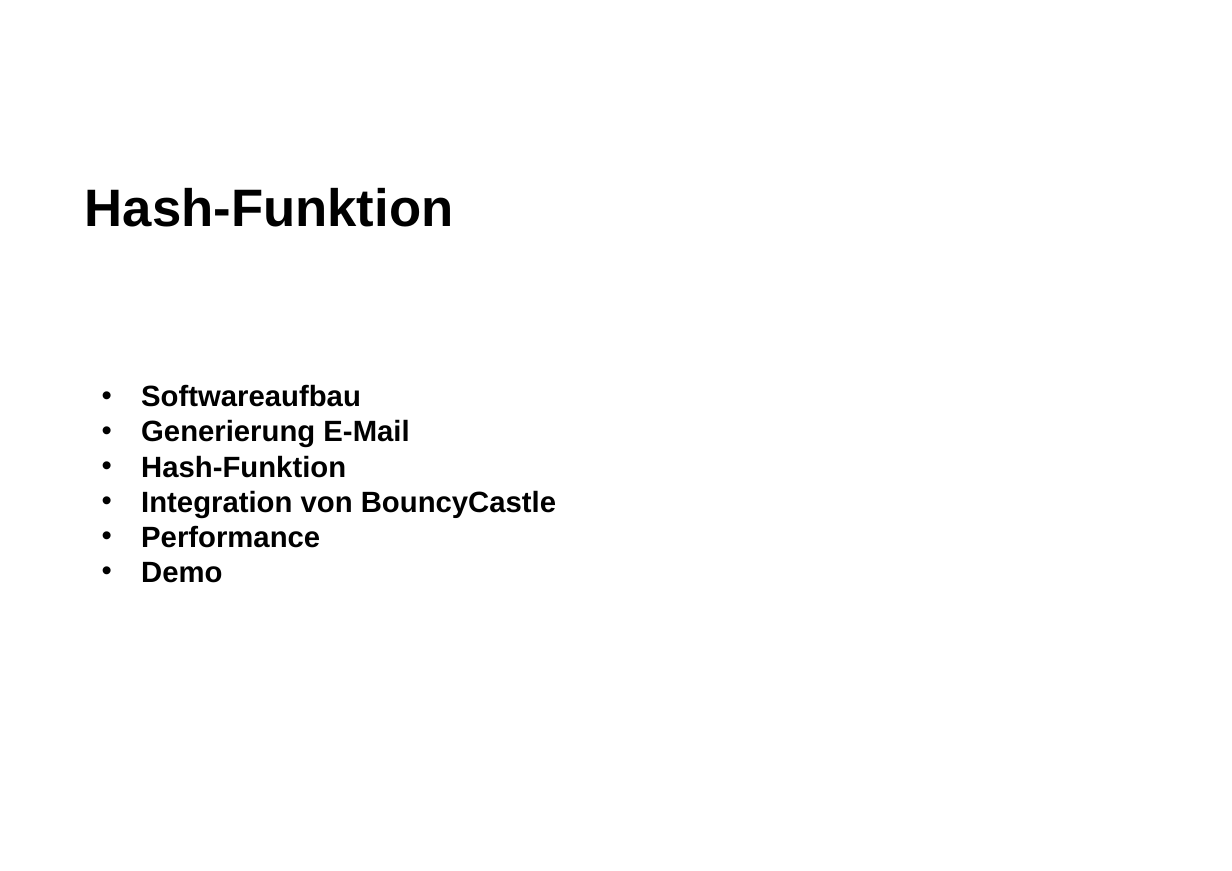
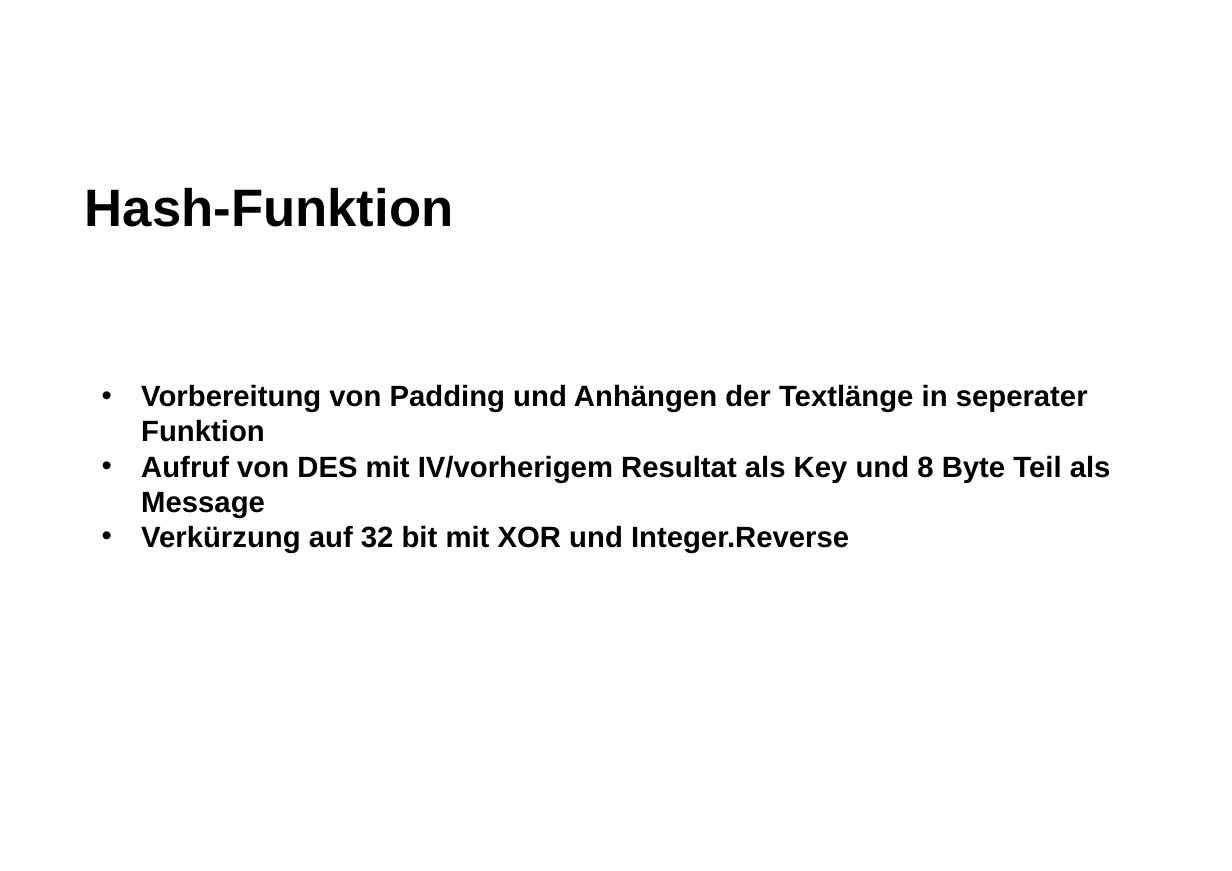
Before and after one commit to danielguerber/Apsi, a slide deck: slide 5 of Presentation/vorlage-powerpoint-folie.ppt. Drawn at 1232x871 pixels with LibreOffice and Linux fonts; fonts in the diff are those of the drawing; background and template pictures are left out. Boxes give left, top, right and bottom in pixels: in the first picture for what was removed or moved away, otherwise in the second. Text is boxed around its words. In the diff, an @@ line names an element or a change of style, - is before the commit and + after.

```diff
--- a/Presentation/vorlage-powerpoint-folie.ppt
+++ b/Presentation/vorlage-powerpoint-folie.ppt
@@ text at (141, 384, 1111, 553): text changed @@
-• Softwareaufbau
-• Generierung E-Mail
-• Hash-Funktion
-• Integration von BouncyCastle
-• Performance
-• Demo
+• Vorbereitung von Padding und Anhängen der Textlänge in seperater Funktion
+• Aufruf von DES mit IV/vorherigem Resultat als Key und 8 Byte Teil als Message
+• Verkürzung auf 32 bit mit XOR und Integer.Reverse
```
Also in this commit, not shown: 1 other slide changed, 2 slides added, 2 slides removed.
